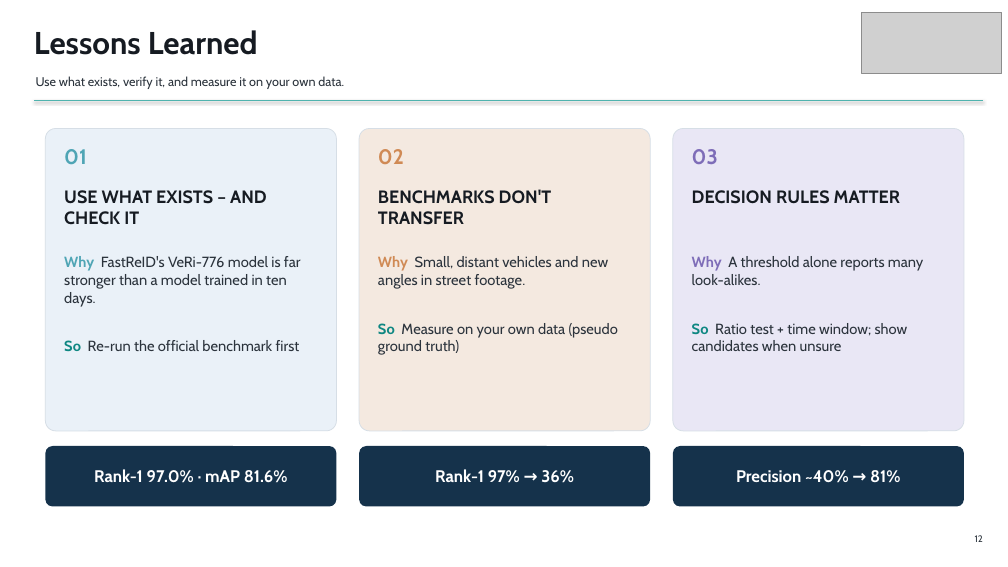
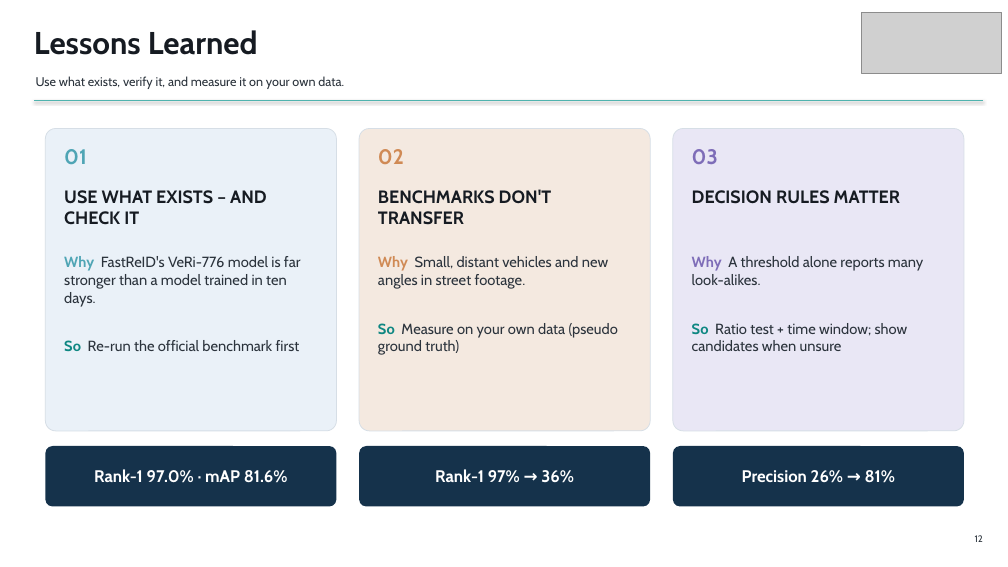
Before and after one commit to GurneetKB/V-Trace, a slide deck: slide 12 of deliverables/V-Trace_Final_Presentation.pptx. Drawn at 1008x567 pixels with LibreOffice and Linux fonts; fonts in the diff are those of the drawing; grey boxes stand for pictures. Boxes give left, top, right and bottom in pixels: in the first picture for what was removed or moved away, otherwise in the second. Text is boxed around its words. In the diff, an @@ line names an element or a change of style, - is before the commit and + after.

```diff
--- a/deliverables/V-Trace_Final_Presentation.pptx
+++ b/deliverables/V-Trace_Final_Presentation.pptx
@@ text in rounded rectangle at (x1=742, y1=470, x2=895, y2=483): text changed @@
-Precision ~40% → 81%
+Precision 26% → 81%
```
Also in this commit, not shown: 33 other files.
